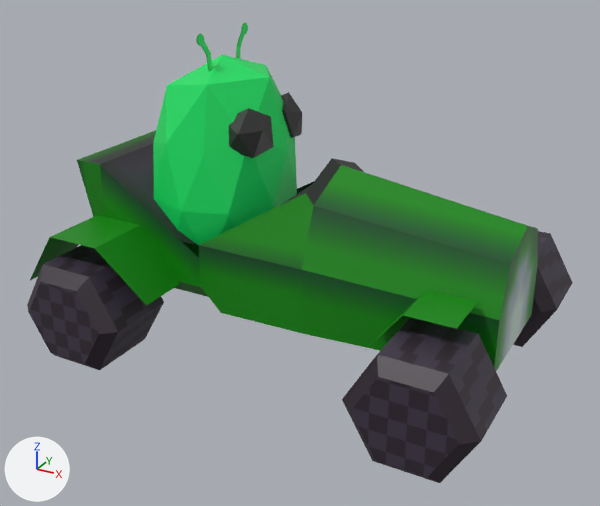
An edit to the glTF model resources/models/proto_kart3.gltf, drawn before and after from the same camera.
One viewpoint serves both versions: a camera (50 mm lens) standing at (1.298, -2.404, 1.357) and looking at (0.015, -0.07, 0.19). Lighting does not change. The marker at lower left points along +X, +Y and +Z. The picture after the commit comes second. Vertices at exactly the same position are counted once.

In view in the first picture: 'Alien', 'Chasis', 'Tires'.
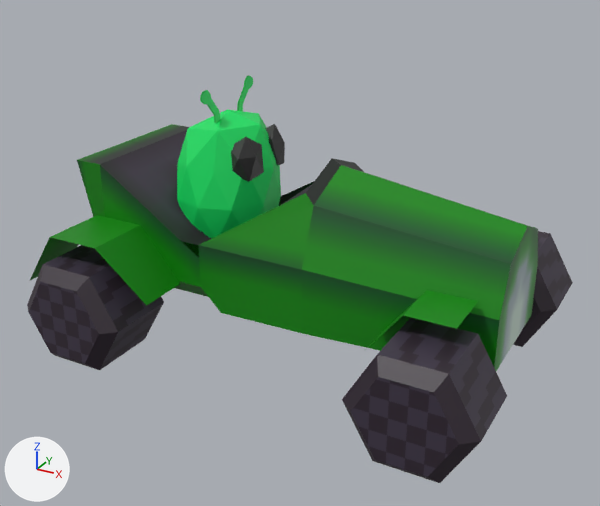
Where the change shows, as pixel boxes (x1, y1, x2, y2) in the pictures (600 x 506 px; the box of a moved part takes in the faces that stretch with it):
'Alien', reshaped, moved, rescaled (27% narrower, 26% shorter)
    before: (153, 23, 302, 245)
    after: (177, 76, 285, 239)
part 1 of me_icosphere, moved or reshaped
    before: (281, 92, 302, 141)
    after: (265, 124, 285, 165)
part 2 of me_icosphere, moved or reshaped
    before: (236, 23, 244, 58)
    after: (237, 76, 248, 111)
part 3 of me_icosphere, moved or reshaped
    before: (237, 23, 248, 59)
    after: (239, 76, 253, 111)
part 4 of me_icosphere, moved or reshaped
    before: (228, 108, 274, 158)
    after: (231, 137, 264, 182)
part 5 of me_icosphere, moved or reshaped
    before: (196, 33, 209, 71)
    after: (200, 90, 216, 123)
part 6 of me_icosphere, moved or reshaped
    before: (197, 34, 212, 71)
    after: (202, 90, 220, 123)
part 7 of me_icosphere, added (green)
    after: (177, 109, 281, 239)
part 8 of me_icosphere, deleted (green)
    before: (153, 55, 297, 245)

Patch to the scene script:
```diff
--- a/resources/models/proto_kart3.gltf.py
+++ b/resources/models/proto_kart3.gltf.py
@@ me_icosphere @@
 # used by ob_alien; location = (-0.338, 0.0, 0.347); scale = (0.269, 0.269, 0.384)
-me_icosphere.from_pydata(...)  # 120 vertices, 146 faces; spans x -0.95..0.99, y -1.0..1.0, z -0.53..1.5
+me_icosphere.from_pydata(...)  # 111 vertices, 146 faces; spans x -0.51..-0.13, y -0.2..0.2, z 0.21..0.74
+# me_icosphere part 1: the loose piece of 12 vertices spanning x 0.34..0.93, y 0.08..0.76, z 0.43..0.91 is scaled about its middle by (0.196, 0.196, 0.367), then moved by (-0.83, -0.34, -0.17)
+# me_icosphere part 2: the loose piece of 12 vertices spanning x 0.06, y 0.28..0.58, z 1.15..1.5 is scaled about its middle by (0, 0.373, 0.461), then moved by (-0.37, -0.32, -0.67)
+# me_icosphere part 3: the loose piece of 12 vertices spanning x 0.07, y 0.28..0.58, z 1.15..1.5 is scaled about its middle by (0, 0.373, 0.461), then moved by (-0.38, -0.32, -0.67)
+# me_icosphere part 4: the loose piece of 12 vertices spanning x 0.34..0.93, y -0.76..-0.08, z 0.43..0.91 is scaled about its middle by (0.196, 0.196, 0.367), then moved by (-0.83, 0.34, -0.17)
+# me_icosphere part 5: the loose piece of 12 vertices spanning x 0.06, y -0.58..-0.28, z 1.15..1.5 is scaled about its middle by (0, 0.373, 0.461), then moved by (-0.37, 0.32, -0.67)
+# me_icosphere part 6: the loose piece of 12 vertices spanning x 0.07, y -0.58..-0.28, z 1.15..1.5 is scaled about its middle by (0, 0.373, 0.461), then moved by (-0.38, 0.32, -0.67)
+# me_icosphere part 7: a new loose piece of 39 vertices spanning x -0.51..-0.13, y -0.2..0.2, z 0.21..0.64, in mat_alien (picture img_alien)
+# me_icosphere part 8
+# 48 vertices are removed from x -0.95..0.99, y -1.0..1.0, z -0.53..1.27
+# 66 faces are deleted
 me_icosphere.materials.append(mat_alien)
@@ ob_alien @@
 ob_alien = bpy.data.objects.new('Alien', me_icosphere)
-ob_alien.location = (-0.338, 0.0, 0.347)
-ob_alien.scale = (0.269, 0.269, 0.384)
+ob_alien.location = (0.0, 0.0, 0.0)
```
